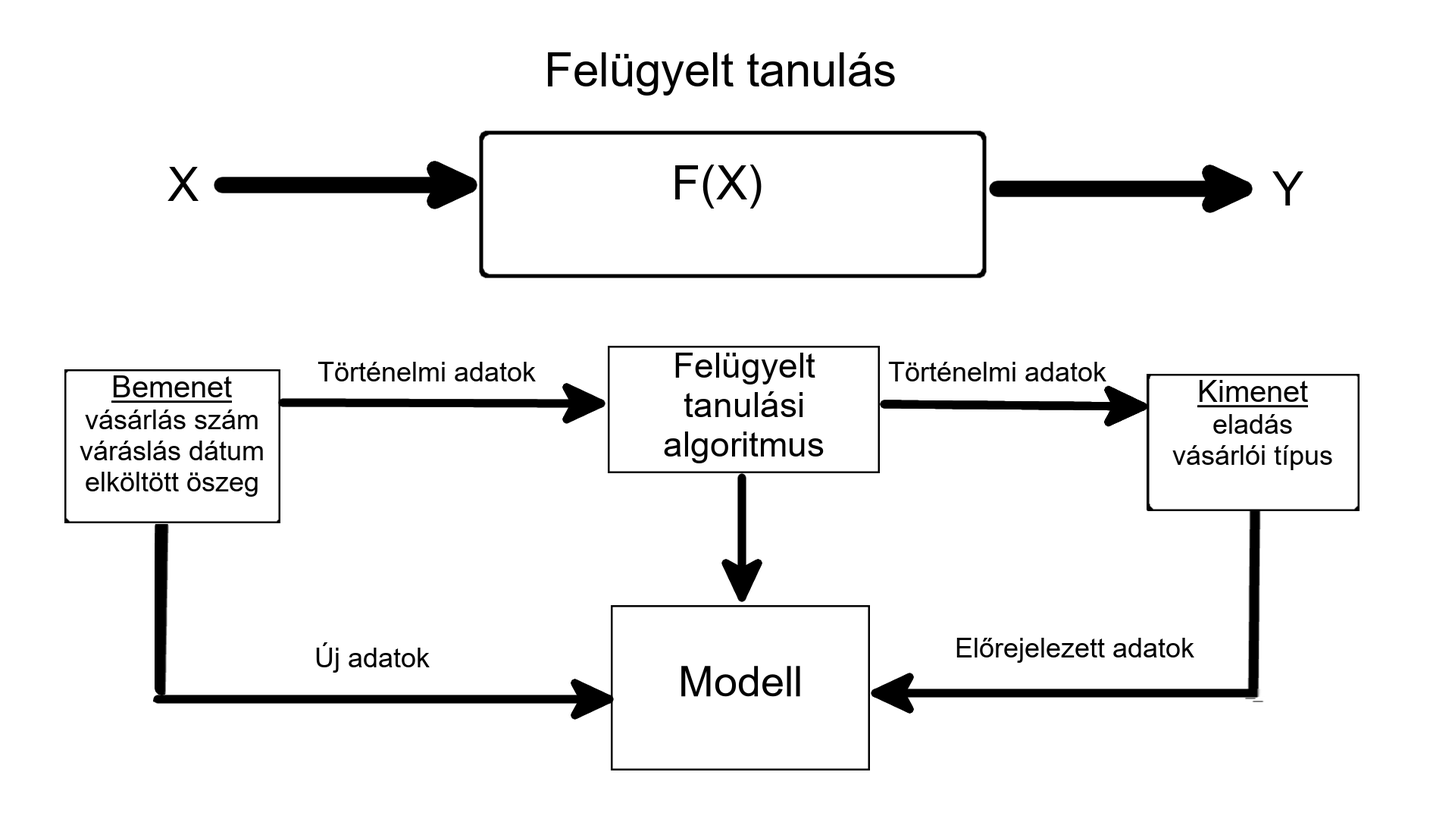
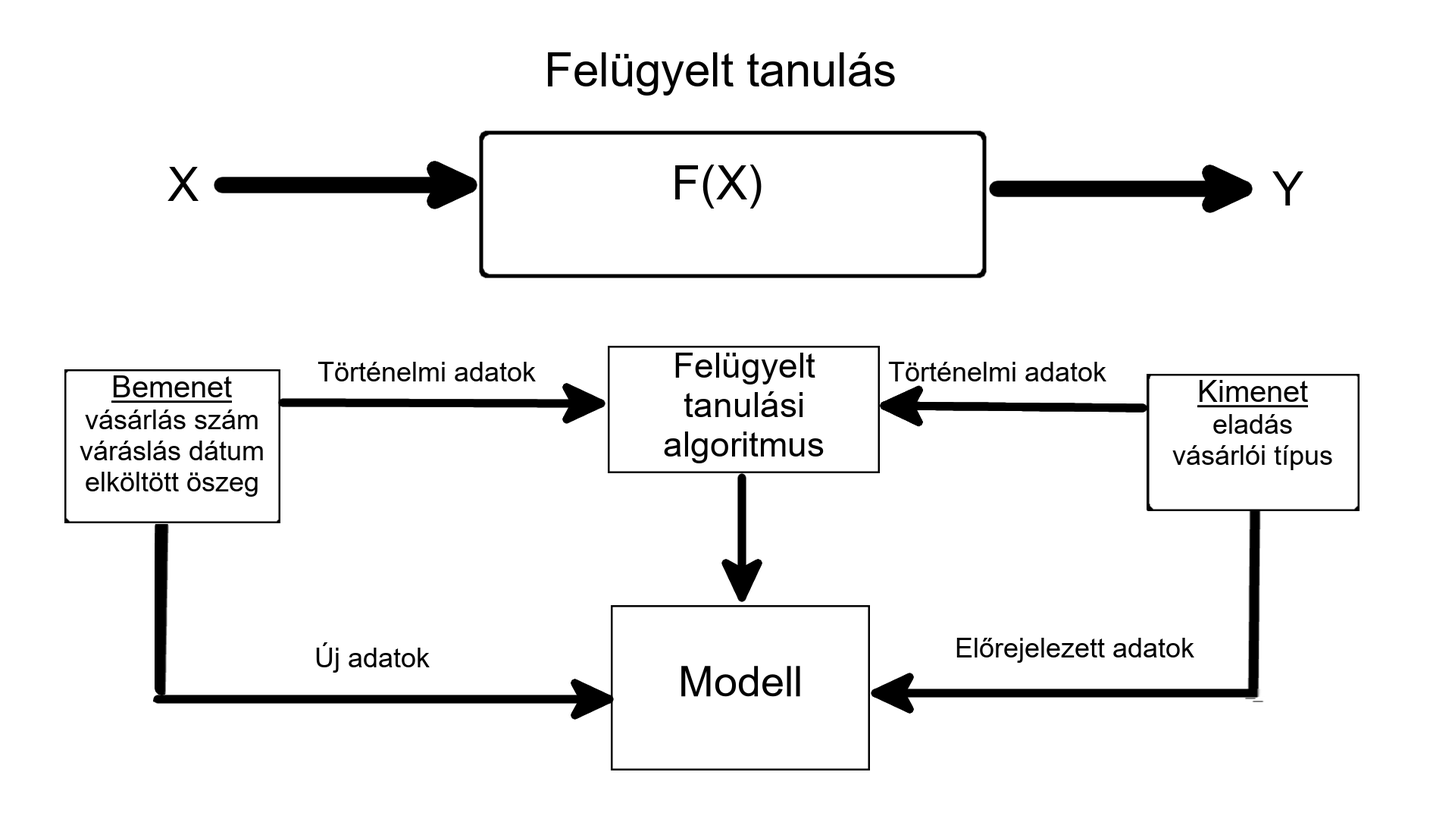
Layer changes from the first 1455x819 image to the second:
painted on "Arrow #3" over [880, 385, 1147, 427]
